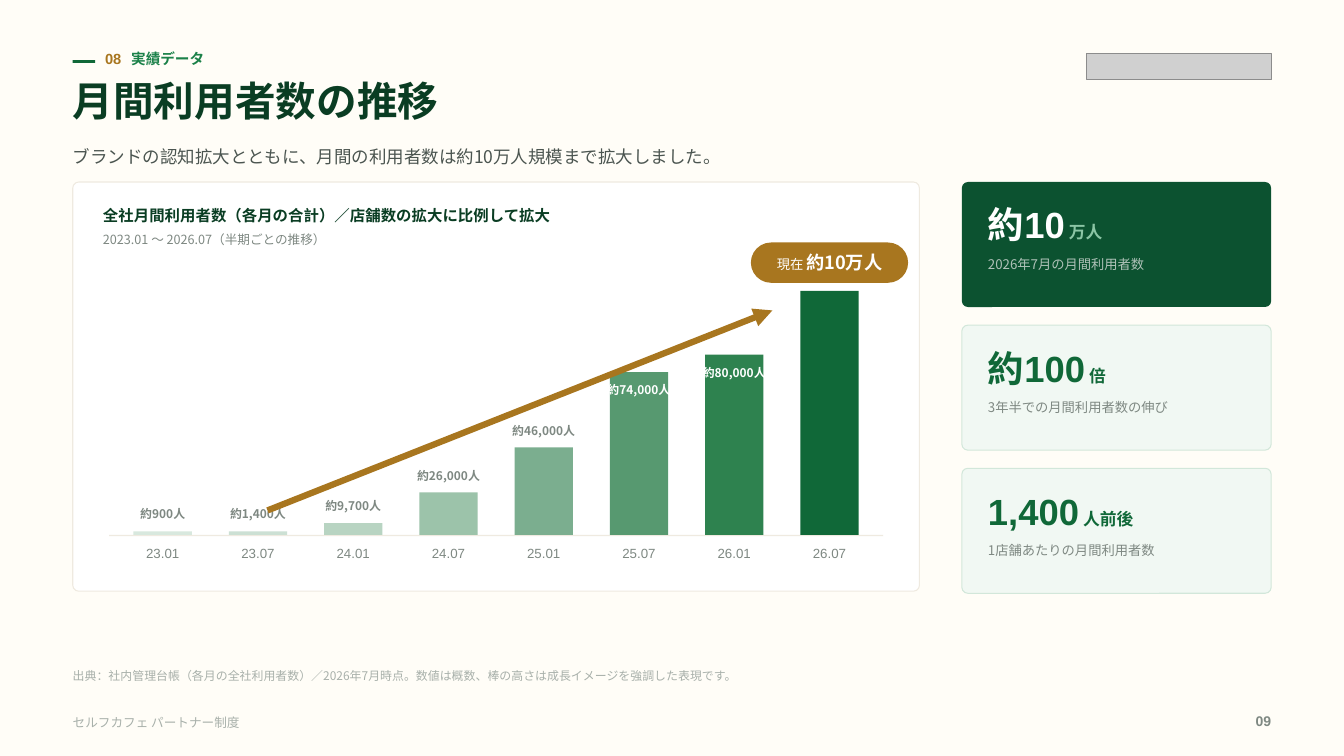
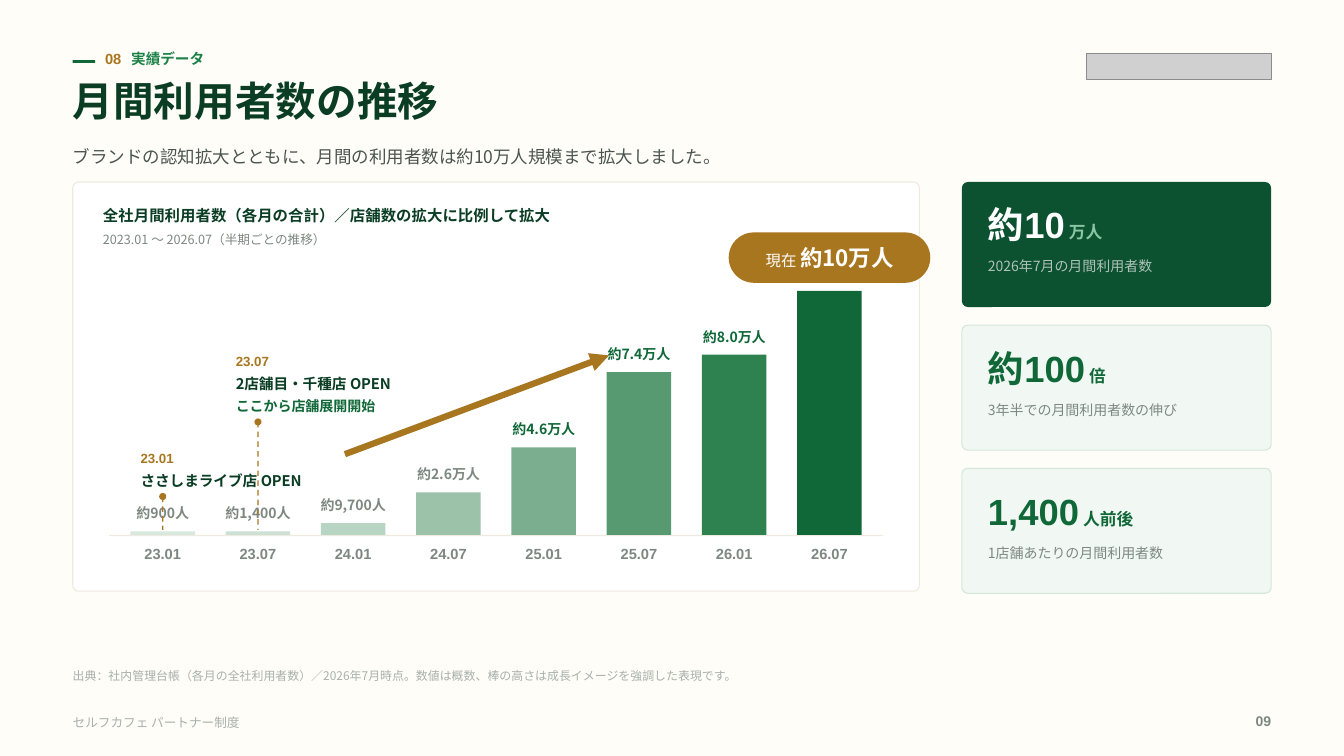
Before and after one commit to a5408071-cmd/suzuki-ceo, a slide deck: slide 9 of selfcafe-partner-deck/selfcafe-partner-deck.pptx. Drawn at 1344x756 pixels with LibreOffice and Linux fonts; fonts in the diff are those of the drawing; grey boxes stand for pictures. Boxes give left, top, right and bottom in pixels: in the first picture for what was removed or moved away, otherwise in the second. Text is boxed around its words. In the diff, an @@ line names an element or a change of style, - is before the commit and + after.

```diff
--- a/selfcafe-partner-deck/selfcafe-partner-deck.pptx
+++ b/selfcafe-partner-deck/selfcafe-partner-deck.pptx
@@ text "現在 約10万人": place and size @@
-text "現在 約10万人" at bbox=[777, 253, 882, 271]
+text "現在 約10万人" at bbox=[766, 247, 893, 268]
@@ text "現在 約10万人" at bbox=[766, 247, 893, 268]: size 9.5 to 11 pt in "現在"; size 13 to 16 pt in "約10万人" @@
@@ rounded rectangle: place and size @@
-rounded rectangle at bbox=[751, 243, 908, 283]
+rounded rectangle at bbox=[729, 233, 931, 283]
@@ text added at bbox=[236, 356, 269, 366], 9.5 pt, text #A8761F, bold @@
+23.07
@@ arrow moved from (267, 510) - (772, 311) to (345, 455) - (609, 356) @@
@@ text at bbox=[608, 347, 671, 361]: text changed; size 8.5 to 10 pt; text colour #FFFFFF to #106838 @@
-約74,000人
+約7.4万人
@@ text at bbox=[703, 330, 766, 344]: text changed; size 8.5 to 10 pt; text colour #FFFFFF to #106838 @@
-約80,000人
+約8.0万人
@@ text added at bbox=[236, 376, 391, 391], 10.5 pt, text #0A3D23, bold @@
+2店舗目・千種店 OPEN
@@ text added at bbox=[236, 399, 376, 413], 10 pt, text #106838, bold @@
+ここから店舗展開開始
@@ ellipse added at bbox=[254, 418, 261, 425], fill #A8761F @@
@@ line added from (258, 422) to (258, 530), #A8761F 1 pt dashed @@
@@ text at bbox=[512, 422, 575, 436]: text changed; size 8.5 to 10 pt; text colour #7E8882 to #106838 @@
-約46,000人
+約4.6万人
@@ text added at bbox=[141, 453, 174, 463], 9.5 pt, text #A8761F, bold @@
+23.01
@@ text added at bbox=[141, 471, 302, 487], 10.5 pt, text #0A3D23, bold @@
+ささしまライブ店 OPEN
@@ text at bbox=[417, 467, 480, 480]: text changed; size 8.5 to 10 pt @@
-約26,000人
+約2.6万人
@@ ellipse added at bbox=[159, 493, 166, 500], fill #A8761F @@
@@ line added from (162, 497) to (162, 530), #A8761F 1 pt dashed @@
@@ size 8.5 to 10 pt in 3 elements at bbox=[136, 506, 189, 522], bbox=[225, 504, 290, 522], bbox=[321, 498, 386, 513] @@
@@ size 9.5 to 10.5 pt, bold on in 8 elements at bbox=[144, 549, 181, 559], bbox=[240, 549, 277, 559], bbox=[335, 549, 372, 559], bbox=[430, 549, 467, 559], bbox=[525, 549, 562, 559], bbox=[621, 549, 658, 559], bbox=[716, 549, 753, 559], bbox=[811, 549, 848, 559] @@
@@ size 9.5 to 10 pt in 3 elements at bbox=[988, 259, 1152, 272], bbox=[988, 403, 1177, 416], bbox=[988, 546, 1163, 559] @@
```
Also in this commit, not shown: 5 other slides changed, 5 other files.
